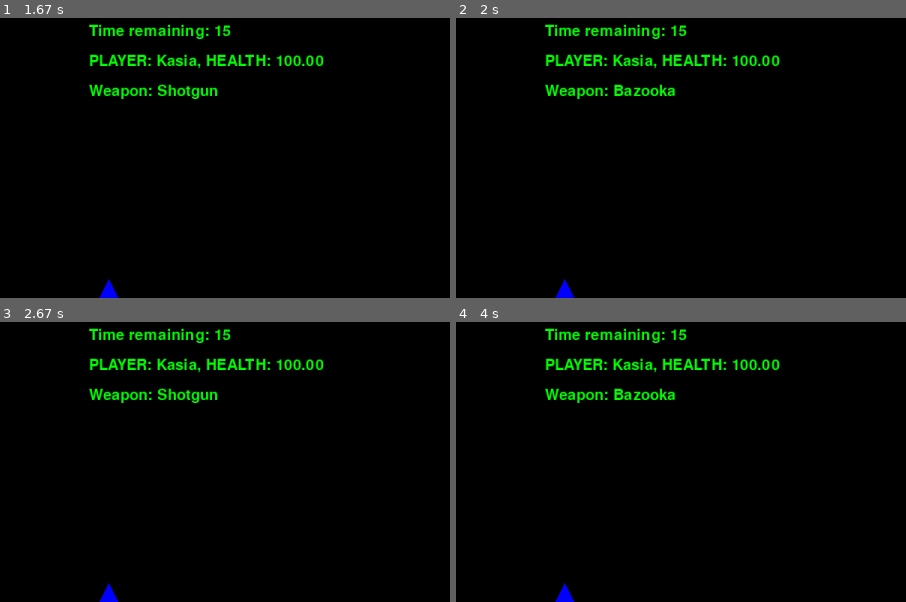
Above: before the commit, frames 1-4 (two rows, left to right).
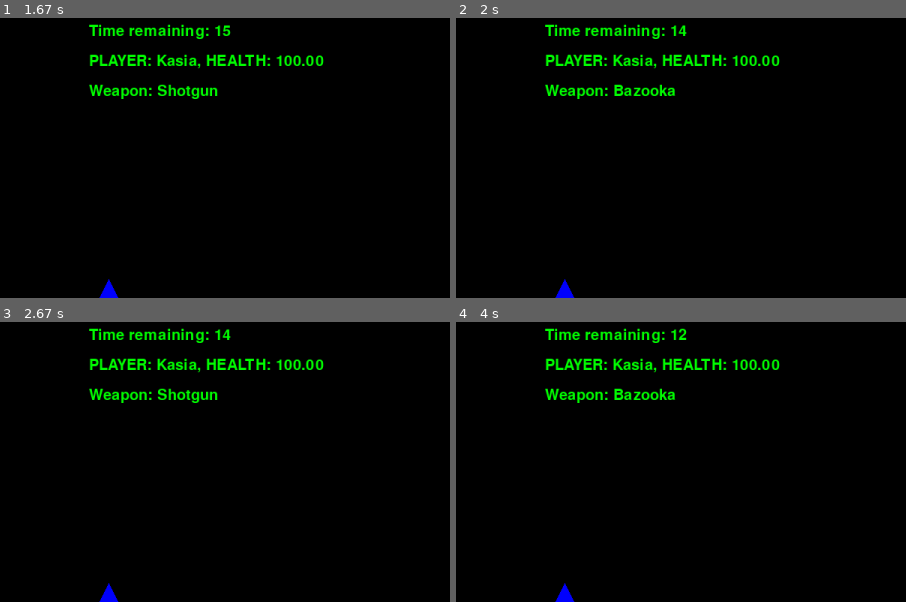
Above: after the commit, the same moments.

Repository: KatKopr/worms_in_pygame
Game: pygame game, started from main.py
Same seed, same stepped clock (60 frames per second), same inputs: the game is played once before the commit and once after it.
Inputs:
- Up to frame 1 (1.67 s): tap Space at 0.33, 1.23, 1.53 s; hold Tab 0.67-1.13 s; hold Right 0.67-1.13 s; hold Right 1.17-1.63 s
- Up to frame 2 (2 s): hold Left from 1.67 s (still down); tap Space at 1.73 s
- Up to frame 3 (2.67 s): tap Space at 2.03, 2.3, 2.6 s; release Left at 2.2 s; hold Left 2.23-2.63 s
- Up to frame 4 (4 s): hold Right 2.67-3.3 s; tap Space at 2.73, 3.03, 3.4, 3.7, 3.9 s; hold Left 3.33-3.8 s; hold Right from 3.83 s (still down)
The pictures show only the part of the screen within x 7-57%, y 0-50%; the shares and areas given below are measured in that part.

Frame 1 is identical in both runs. In frame 2, less than 0.1% of the frame differs, in the area x 49-52%, y 2-7%; in frame 3, less than 0.1%; in frame 4, less than 0.1%.

Commit message:
Add files via upload

Diff:
--- a/frame.py
+++ b/frame.py
@@ -25,6 +25,7 @@
             self.write(text3, x, y-40, 30)
         else:
             self.winner()
+            self.control.game.over()
     def write(self, text, x, y, size):
         self.control.write(text, (0,255,0), x, y, size)
 
@@ -38,5 +39,7 @@
         else:
             text="WINNER: NONE"
         text2="GAME OVER"
-        self.write(text2, x, y-50)
+        #text3="PRESS A TO START AGAIN"
+        self.write(text2, x, y+50, 30)
         self.write(text, x, y, 30)
+        #self.write(text3, x, y-50, 30)
--- a/game.py
+++ b/game.py
@@ -10,13 +10,17 @@
         self.world=[]
         self.running=[]
         self.time=[]
+        self.gamers=[]
+        self.start_again=True
 
     def start(self, gamers):
         self.world=self.control.start_world(gamers)
+        self.gamers=gamers
         self.running=True
         self.control.add_game(self)
 
     def run(self, prev_time):
+        self.start_again=False
         pygame.time.delay(20)
         events = pygame.event.get()
         for event in events:
@@ -26,7 +30,8 @@
                 self.control.change_worm()
             if event.type == pygame.KEYDOWN and event.key == pygame.K_SPACE:
                 self.control.change_weapon()
-            if event.type == pygame.KEYDOWN and event.key == pygame.K_p:
+            elif event.type == pygame.KEYDOWN:
+            #and event.key == pygame.K_p:
                 self.control.timer.change_state()
             if event.type == self.control.timer.COUNTDOWN:
                 self.control.timer.countdown()
@@ -42,3 +47,14 @@
 
     def quit(self):
         self.running=False
+
+    def over(self):
+        events=pygame.event.get()
+        for event in events:
+            print("prawie koniec1")
+            if event.type == pygame.QUIT:
+                self.quit()
+            if event.type == pygame.KEYDOWN:
+                self.start_again=True
+                print("prawie koniec")
+                self.quit()
--- a/main.py
+++ b/main.py
@@ -24,10 +24,13 @@
     start_window.run(prev_time)
     prev_time=start_window.time
 
-game.start(gamers)
+while game.start_again:
+    game.start(gamers)
+    while game.running:
+        game.run(prev_time)
+        prev_time=game.time
+    print("koniec")
+    #start_window.run(prev_time)
 
-while game.running:
-    game.run(prev_time)
-    prev_time=game.time
 
 pygame.quit()
